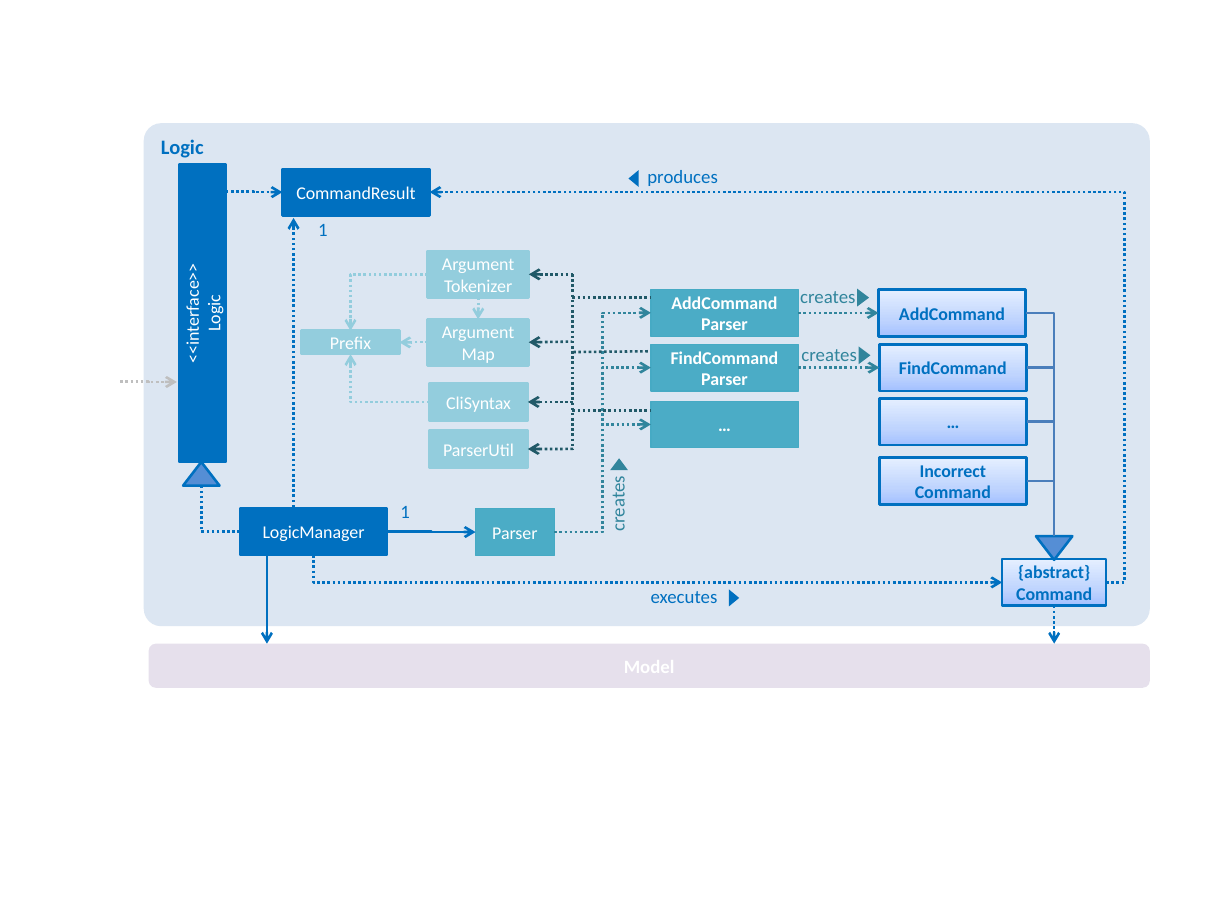
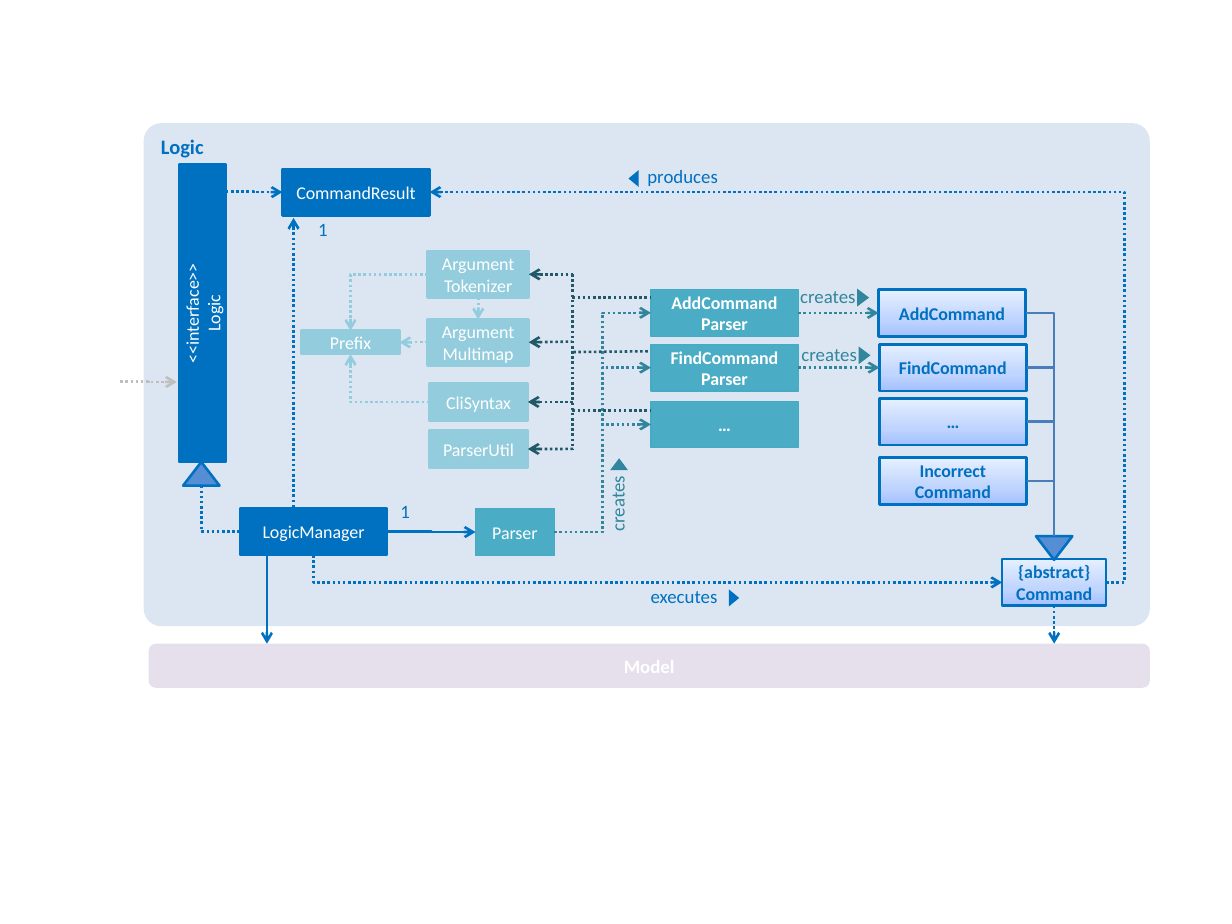
Before and after one commit to se-edu/addressbook-level4, a slide deck: slide 1 of docs/diagrams/LogicComponentClassDiagram.pptx. Drawn at 1232x924 pixels with LibreOffice and Linux fonts; fonts in the diff are those of the drawing. Boxes give left, top, right and bottom in pixels: in the first picture for what was removed or moved away, otherwise in the second. Text is boxed around its words. In the diff, an @@ line names an element or a change of style, - is before the commit and + after.

```diff
--- a/docs/diagrams/LogicComponentClassDiagram.pptx
+++ b/docs/diagrams/LogicComponentClassDiagram.pptx
@@ text in rectangle at (442,326,514,363): text changed @@
-Argument
-Map
+Argument
+Multimap
```
Also in this commit, not shown: 6 other files.
